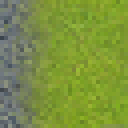
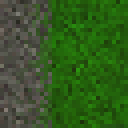
Layered file, before and after one edit (128x128). Changes by layer:
added layer "Layer 3 copy" (dissolve) above "Layer 3" over [0, 0, 52, 128]
added layer "Layer 3" above "Layer 0 copy 2" over [0, 0, 52, 128]
hid "Layer 0 copy" over [0, 0, 128, 128]
hid "Layer 0" over [0, 0, 128, 128]
added layer "Layer 2" (color burn, 73%) above "Layer 1" over [0, 0, 128, 128]
